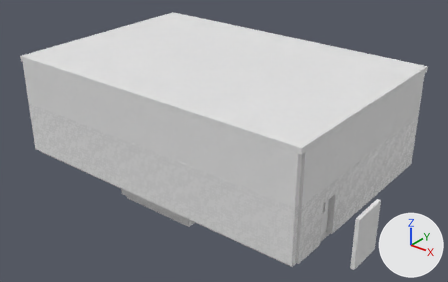
A saved change to the glTF model godot/assets/ambienti_tecnici/sala_pompe.gltf.
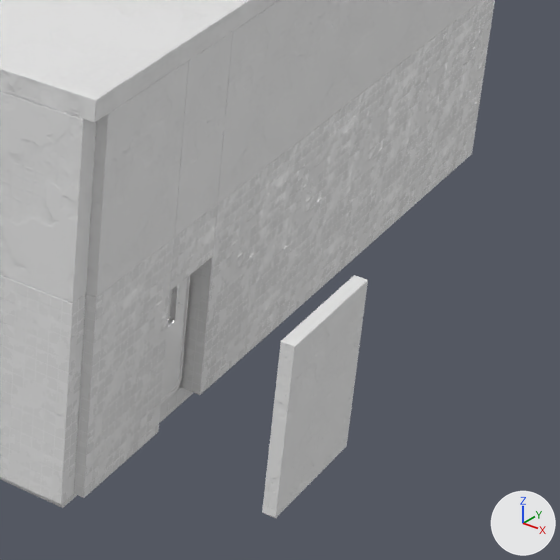
Each version appears first whole from a 50 mm camera at (20.6, -25.3, 16.7) aimed at (0.2, 0.2, 0.9), and next in a close-up on the part from 61% to 98% of the width and 42% to 100% of the height. The axes (+X, +Y, +Z) are drawn at lower right. The lights are the same throughout. The last two pictures show the newer version. Objects named as collision shapes, trigger or cutter boxes, shadow casters or lower levels of detail are left out. Where no turn or scale is listed for an object, it has been applied to the vertices. Vertices at exactly the same position are counted once.

The first close-up shows 'PORTA_ponte', 'SALA_struttura' and 1 more.
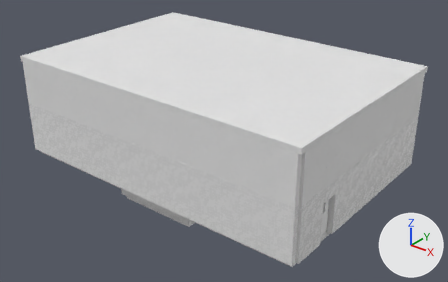
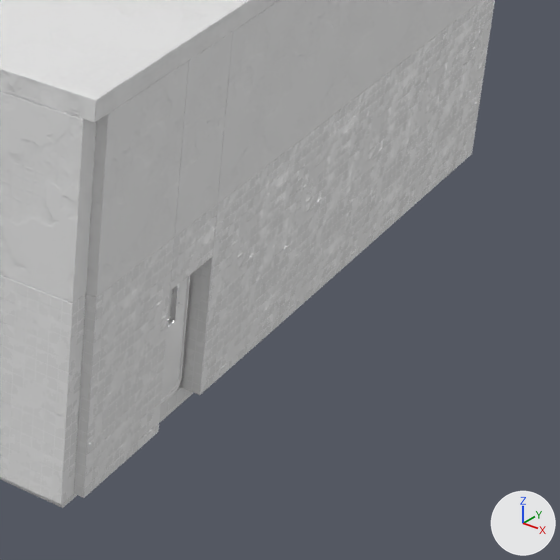
Boxes (x1, y1, x2, y2) around the edits, measured in the close-ups (560 x 560 px):
'SALA_struttura', reshaped: before (0, 0, 495, 518); after (0, 0, 495, 508)
part 1 of me_sala_struttura, deleted: before (262, 275, 368, 518)

What the commit changed:
me_sala_struttura is used by ob_sala_struttura; location (0.0, 0.0, 0.0).
me_sala_struttura had 1574 vertices, 3132 faces and spanned x -13.0..11.3, y -6.3..6.3, z -0.3..5.8.
me_sala_struttura now has 1518 vertices, 3024 faces and spans x -13.0..9.3, y -6.3..6.3, z -0.3..5.8.
me_sala_struttura part 1: the loose piece of 56 vertices spanning x 11.1..11.3, y -4.6..-2.6, z -0.2..2.4 is deleted.
